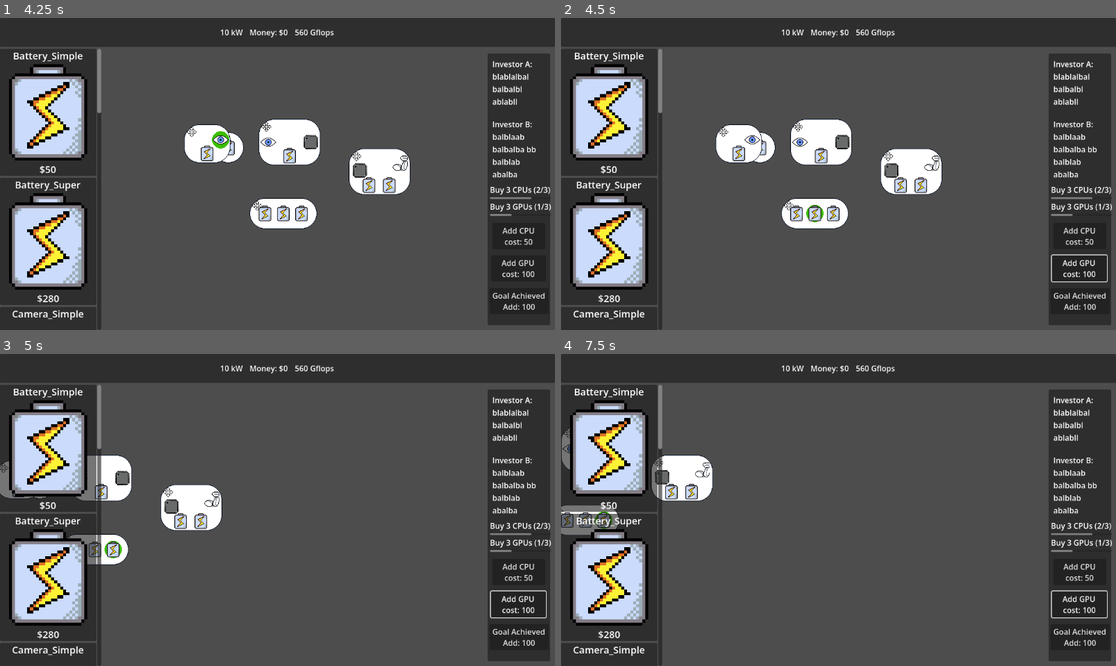
Above: before the commit, frames 1-4 (two rows, left to right).
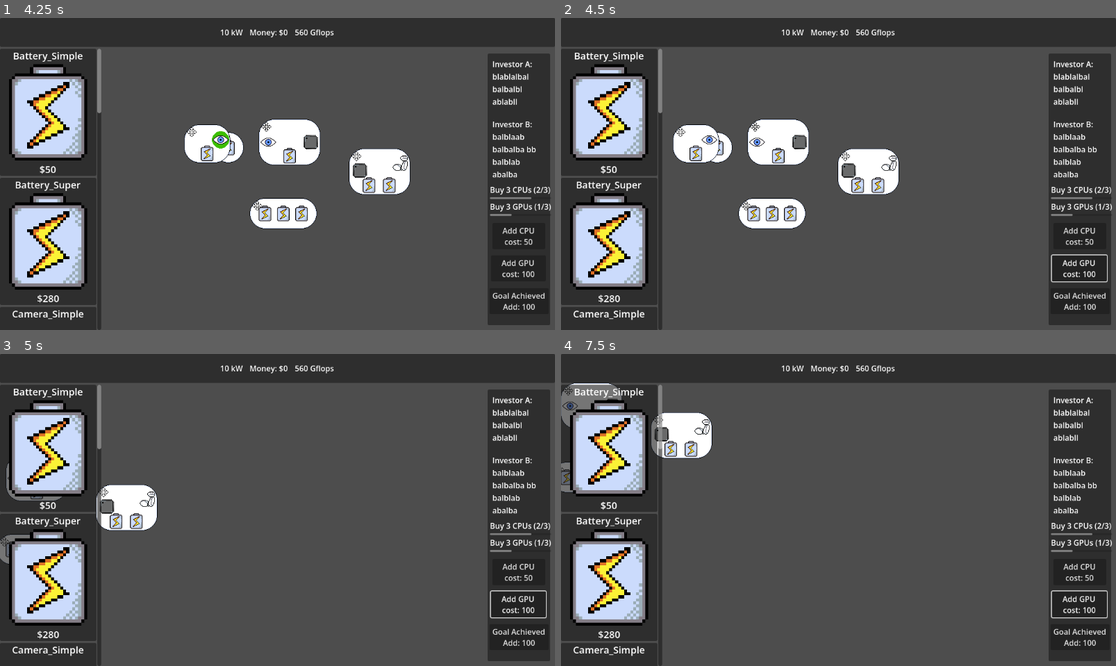
Above: after the commit, the same moments.

Repository: ARCsweden/GameJam2026SpringB
Game: Godot game, scene res://Scenes/Game/Game.tscn
The game is run twice, just before and just after one commit, with the same random seed, the same clock (stepped at 60 frames per second) and the same inputs. The engine's default icon, where the game draws it, is replaced by a stand-in: a white triangle on a blue panel in a dark square.
Inputs (mouse positions are in pixels of both pictures, inside the frame that each line leads up to):
- Up to frame 1 (4.25 s): click "Add GPU cost: 100" at 0.5 s; click "Goal Achieved Add: 100" at 1.25 s; click "Add CPU cost: 50" at 2 s; tap Enter at 2.75 s; drag from (205, 214) to (222, 139) at 2.77 s; tap Space at 3.5 s; drag from (199, 205) to (222, 139) at 3.52 s
- Up to frame 2 (4.5 s): tap Enter at 4.25 s; move the mouse to (827, 214) at 4.27 s; hold Right (pan_right) from 4.28 s (still down); click (827, 214) at 4.42 s
- Up to frame 3 (5 s): keep holding Right (pan_right)
- Up to frame 4 (7.5 s): release Right (pan_right) at 5 s; drag from (655, 550) to (594, 475) at 5.02 s; drag from (605, 550) to (705, 500) at 5.77 s; tap Space at 6.5 s; drag from (572, 478) to (672, 522) at 6.52 s; tap Enter at 7.25 s; move the mouse to (594, 491) at 7.27 s; hold S (pan_down) from 7.28 s (still down); click (594, 491) at 7.42 s

Frame 1 is identical in both runs. In frame 2, 7.6% of the frame differs, in the area x 20-69%, y 32-68%; in frame 3, 4.7%; in frame 4, 4.4%.

Commit message:
Added texture to node_slot. Fixed camera drag

Diff:
--- a/Scenes/Game/Nodes/arm_simple.tscn
+++ b/Scenes/Game/Nodes/arm_simple.tscn
@@ -3,30 +3,26 @@
 [ext_resource type="PackedScene" uid="uid://ccnuk2wqctkw6" path="res://Scenes/Game/scematics_node.tscn" id="1_d7xf2"]
 [ext_resource type="PackedScene" uid="uid://papeltj4fgxv" path="res://Scenes/Game/node_slot.tscn" id="2_84cqp"]
 [ext_resource type="Texture2D" uid="uid://cbh58ek5y54tv" path="res://Assets/Art/arm.png" id="3_asx6s"]
+[ext_resource type="Texture2D" uid="uid://dahr6hr820ouk" path="res://Assets/Art/power.png" id="3_ojkko"]
 [ext_resource type="Texture2D" uid="uid://dl4e8na64nkak" path="res://Assets/Art/mcu.png" id="4_ojkko"]
 
 [node name="ArmSimple" unique_id=1799637696 instance=ExtResource("1_d7xf2")]
 
 [node name="NodeSlot" parent="Slots" parent_id_path=PackedInt32Array(1721700871) index="0" unique_id=435795435 instance=ExtResource("2_84cqp")]
 position = Vector2(42, 76)
+texture = ExtResource("3_ojkko")
 
 [node name="NodeSlot2" parent="Slots" parent_id_path=PackedInt32Array(1721700871) index="1" unique_id=959180832 instance=ExtResource("2_84cqp")]
 position = Vector2(84, 76)
+texture = ExtResource("3_ojkko")
 
 [node name="NodeSlot3" parent="Slots" parent_id_path=PackedInt32Array(1721700871) index="2" unique_id=575134612 instance=ExtResource("2_84cqp")]
 position = Vector2(106, 31)
+texture = ExtResource("3_asx6s")
 type = 3
 dir = 1
 
-[node name="Sprite" parent="Slots/NodeSlot3" index="1" unique_id=883112050]
-texture = ExtResource("3_asx6s")
-
 [node name="NodeSlot4" parent="Slots" parent_id_path=PackedInt32Array(1721700871) index="3" unique_id=539755019 instance=ExtResource("2_84cqp")]
 position = Vector2(23, 46)
+texture = ExtResource("4_ojkko")
 type = 2
-
-[node name="Sprite" parent="Slots/NodeSlot4" index="1" unique_id=883112050]
-texture = ExtResource("4_ojkko")
-
-[editable path="Slots/NodeSlot3"]
-[editable path="Slots/NodeSlot4"]
--- a/Scenes/Game/Nodes/battery_simple.tscn
+++ b/Scenes/Game/Nodes/battery_simple.tscn
@@ -2,6 +2,7 @@
 
 [ext_resource type="PackedScene" uid="uid://ccnuk2wqctkw6" path="res://Scenes/Game/scematics_node.tscn" id="1_h3qgs"]
 [ext_resource type="PackedScene" uid="uid://papeltj4fgxv" path="res://Scenes/Game/node_slot.tscn" id="2_k250f"]
+[ext_resource type="Texture2D" uid="uid://dahr6hr820ouk" path="res://Assets/Art/power.png" id="3_66rm0"]
 
 [node name="BatterySimple" unique_id=1799637696 instance=ExtResource("1_h3qgs")]
 
@@ -11,4 +12,5 @@
 
 [node name="NodeSlot" parent="Slots" parent_id_path=PackedInt32Array(1721700871) index="0" unique_id=435795435 instance=ExtResource("2_k250f")]
 position = Vector2(32, 32)
+texture = ExtResource("3_66rm0")
 dir = 1
--- a/Scenes/Game/Nodes/battery_super.tscn
+++ b/Scenes/Game/Nodes/battery_super.tscn
@@ -2,6 +2,7 @@
 
 [ext_resource type="PackedScene" uid="uid://ccnuk2wqctkw6" path="res://Scenes/Game/scematics_node.tscn" id="1_ocx6o"]
 [ext_resource type="PackedScene" uid="uid://papeltj4fgxv" path="res://Scenes/Game/node_slot.tscn" id="2_bnbnk"]
+[ext_resource type="Texture2D" uid="uid://dahr6hr820ouk" path="res://Assets/Art/power.png" id="3_bnbnk"]
 
 [node name="BatterySuper" unique_id=1799637696 instance=ExtResource("1_ocx6o")]
 
@@ -11,12 +12,15 @@
 
 [node name="NodeSlot" parent="Slots" parent_id_path=PackedInt32Array(1721700871) index="0" unique_id=435795435 instance=ExtResource("2_bnbnk")]
 position = Vector2(32, 32)
+texture = ExtResource("3_bnbnk")
 dir = 1
 
 [node name="NodeSlot2" parent="Slots" parent_id_path=PackedInt32Array(1721700871) index="1" unique_id=1184792835 instance=ExtResource("2_bnbnk")]
 position = Vector2(70, 32)
+texture = ExtResource("3_bnbnk")
 dir = 1
 
 [node name="NodeSlot3" parent="Slots" parent_id_path=PackedInt32Array(1721700871) index="2" unique_id=757575105 instance=ExtResource("2_bnbnk")]
 position = Vector2(108, 32)
+texture = ExtResource("3_bnbnk")
 dir = 1
--- a/Scenes/Game/Nodes/camera_simple.tscn
+++ b/Scenes/Game/Nodes/camera_simple.tscn
@@ -3,6 +3,7 @@
 [ext_resource type="PackedScene" uid="uid://ccnuk2wqctkw6" path="res://Scenes/Game/scematics_node.tscn" id="1_un01p"]
 [ext_resource type="PackedScene" uid="uid://papeltj4fgxv" path="res://Scenes/Game/node_slot.tscn" id="2_hgnmj"]
 [ext_resource type="Texture2D" uid="uid://dybjbmwqss7du" path="res://Assets/Art/vision.png" id="3_cq2aq"]
+[ext_resource type="Texture2D" uid="uid://dahr6hr820ouk" path="res://Assets/Art/power.png" id="3_hgnmj"]
 
 [node name="CameraSimple" unique_id=1799637696 instance=ExtResource("1_un01p")]
 
@@ -12,13 +13,10 @@
 
 [node name="NodeSlot" parent="Slots" parent_id_path=PackedInt32Array(1721700871) index="0" unique_id=435795435 instance=ExtResource("2_hgnmj")]
 position = Vector2(48, 60)
+texture = ExtResource("3_hgnmj")
 
 [node name="NodeSlot3" parent="Slots" parent_id_path=PackedInt32Array(1721700871) index="1" unique_id=1138025575 instance=ExtResource("2_hgnmj")]
 position = Vector2(76, 32)
+texture = ExtResource("3_cq2aq")
 type = 1
 dir = 1
-
-[node name="Sprite" parent="Slots/NodeSlot3" index="1" unique_id=883112050]
-texture = ExtResource("3_cq2aq")
-
-[editable path="Slots/NodeSlot3"]
--- a/Scenes/Game/Nodes/object_detection.tscn
+++ b/Scenes/Game/Nodes/object_detection.tscn
@@ -3,27 +3,22 @@
 [ext_resource type="PackedScene" uid="uid://ccnuk2wqctkw6" path="res://Scenes/Game/scematics_node.tscn" id="1_fmxes"]
 [ext_resource type="PackedScene" uid="uid://papeltj4fgxv" path="res://Scenes/Game/node_slot.tscn" id="2_j1vgl"]
 [ext_resource type="Texture2D" uid="uid://dybjbmwqss7du" path="res://Assets/Art/vision.png" id="3_8n4vn"]
+[ext_resource type="Texture2D" uid="uid://dahr6hr820ouk" path="res://Assets/Art/power.png" id="4_j1vgl"]
 [ext_resource type="Texture2D" uid="uid://dl4e8na64nkak" path="res://Assets/Art/mcu.png" id="4_spijq"]
 
 [node name="ObjectDetection" unique_id=1799637696 instance=ExtResource("1_fmxes")]
 
 [node name="NodeSlot" parent="Slots" parent_id_path=PackedInt32Array(1721700871) index="0" unique_id=435795435 instance=ExtResource("2_j1vgl")]
 position = Vector2(20, 48)
+texture = ExtResource("3_8n4vn")
 type = 1
-
-[node name="Sprite" parent="Slots/NodeSlot" index="1" unique_id=883112050]
-texture = ExtResource("3_8n4vn")
 
 [node name="NodeSlot2" parent="Slots" parent_id_path=PackedInt32Array(1721700871) index="1" unique_id=138805625 instance=ExtResource("2_j1vgl")]
 position = Vector2(64, 76)
+texture = ExtResource("4_j1vgl")
 
 [node name="NodeSlot3" parent="Slots" parent_id_path=PackedInt32Array(1721700871) index="2" unique_id=112302833 instance=ExtResource("2_j1vgl")]
 position = Vector2(108, 48)
+texture = ExtResource("4_spijq")
 type = 2
 dir = 1
-
-[node name="Sprite" parent="Slots/NodeSlot3" index="1" unique_id=883112050]
-texture = ExtResource("4_spijq")
-
-[editable path="Slots/NodeSlot"]
-[editable path="Slots/NodeSlot3"]
--- a/Scenes/Game/Schematic.tscn
+++ b/Scenes/Game/Schematic.tscn
@@ -13,7 +13,6 @@
 script = ExtResource("1_3p7ui")
 
 [node name="Camera2D" type="Camera2D" parent="." unique_id=734684311]
-position_smoothing_enabled = true
 
 [node name="ConnectionManager" type="Node2D" parent="." unique_id=138402269]
 script = ExtResource("2_xn3cd")
--- a/Scenes/Game/node_slot.gd
+++ b/Scenes/Game/node_slot.gd
@@ -2,8 +2,10 @@
 extends Node2D
 
 @onready var area2d : Area2D = $Area2D
+@onready var sprite : Sprite2D = $Sprite
 @onready var activation_sprite : Sprite2D = $ActivationSprite
 
+@export var texture : Texture2D
 @export var type : ResourceTypes.RT
 @export var dir : ResourceTypes.DIR
 @export var base_amount = 1
@@ -15,6 +17,7 @@
 
 func _ready():
 	amount = base_amount
+	sprite.texture = texture
 
 func _on_slot_entered():
 	SignalBus.slot_entered.emit(self)
